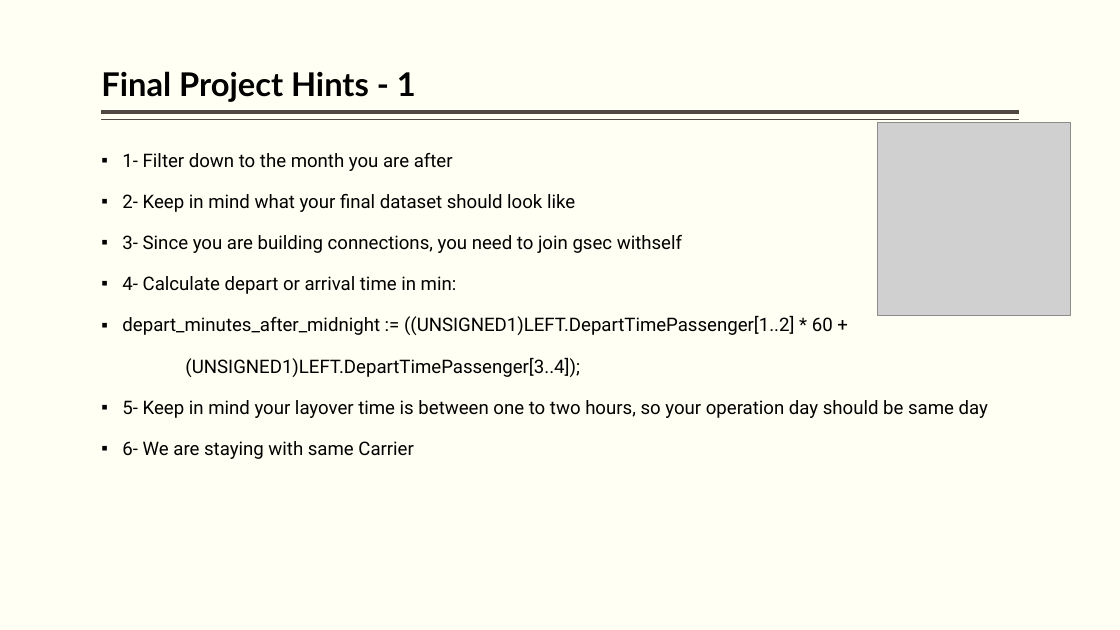
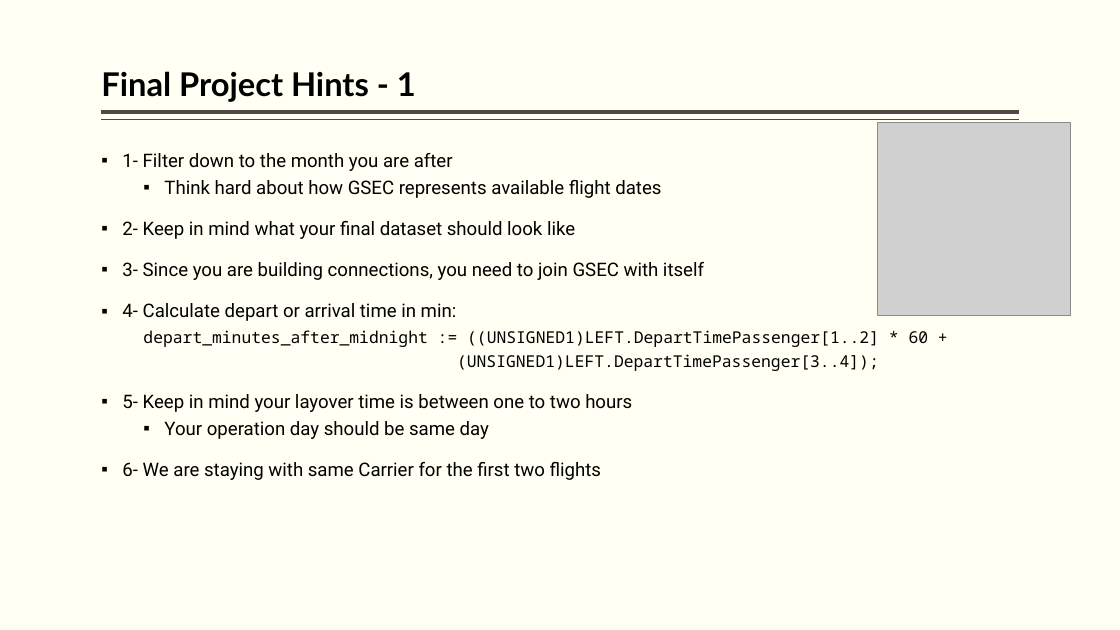
Before and after one commit to hpccsystems-solutions-lab/ScheduledFlights-Workshop, a slide deck: slide 111 of BigData-ECL.pptx. Drawn at 1120x630 pixels with LibreOffice and Linux fonts; fonts in the diff are those of the drawing; grey boxes stand for pictures. Boxes give left, top, right and bottom in pixels: in the first picture for what was removed or moved away, otherwise in the second. Text is boxed around its words. In the diff, an @@ line names an element or a change of style, - is before the commit and + after.

Commit message:
VS Code install changes; minor typos

```diff
--- a/BigData-ECL.pptx
+++ b/BigData-ECL.pptx
@@ text at <box>164,180,661,198</box>: paragraph added @@
+  ▪ Think hard about how GSEC represents available flight dates
@@ text at <box>122,262,704,280</box>: text changed @@
-▪ 3- Since you are building connections, you need to join gsec withself
+▪ 3- Since you are building connections, you need to join GSEC with itself
@@ text at <box>143,330,929,371</box>: size 16 to 14 pt, font Roboto to Noto Sans Mono in "depart_minutes_after_midnight := ((UNSIGNED1)LEFT.DepartTime ...", "(UNSIGNED1)LEFT.DepartTimePassenger[3..4]);"; bullet ▪ to none; list level 1 to 2 in "depart_minutes_after_midnight := ((UNSIGNED1)LEFT.DepartTime ..."; less space between paragraphs @@
@@ text at <box>122,394,632,480</box>: text changed @@
-▪ 5- Keep in mind your layover time is between one to two hours, so your operation day should be same day
-▪ 6- We are staying with same Carrier
+▪ 5- Keep in mind your layover time is between one to two hours
+  ▪ Your operation day should be same day
+▪ 6- We are staying with same Carrier for the first two flights
```
Also in this commit, not shown: 8 other slides changed.
